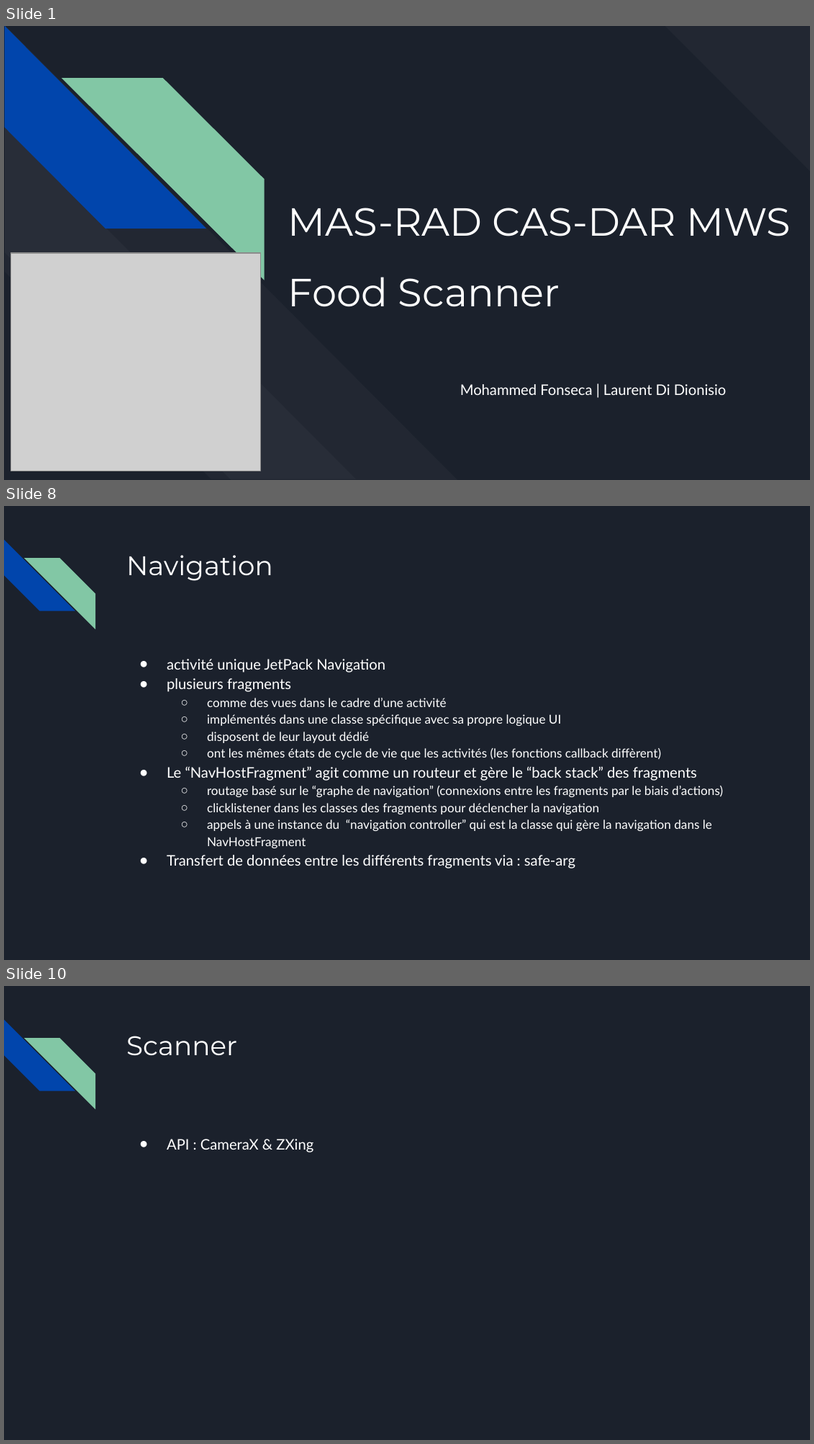
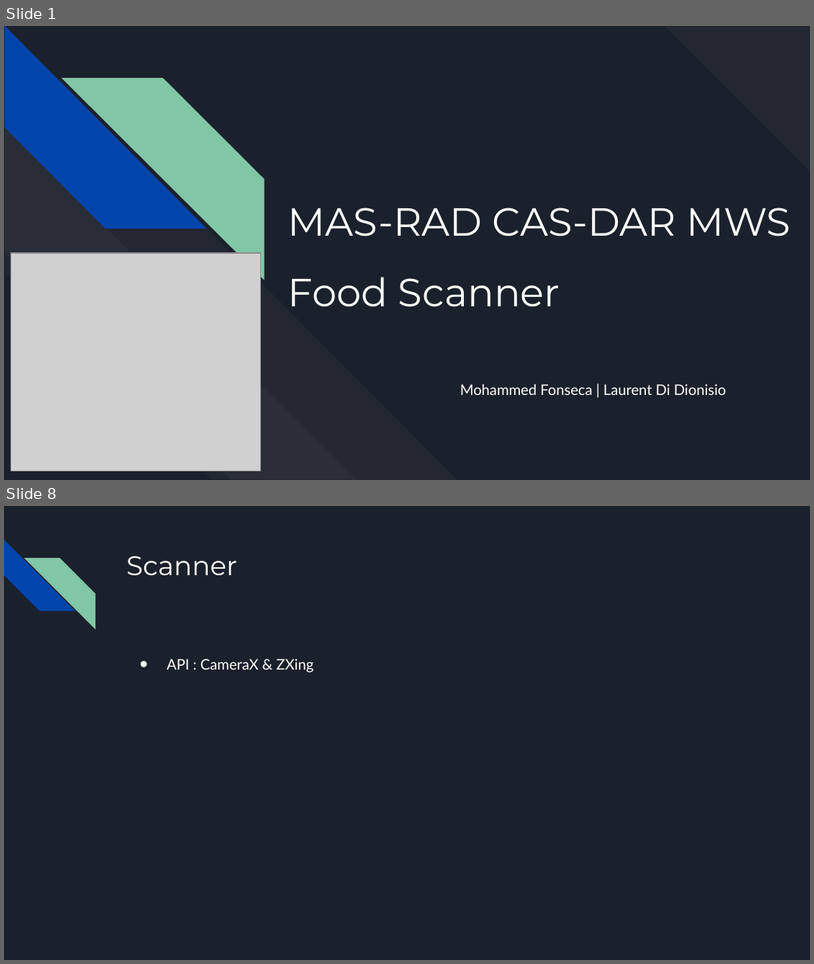
Before and after one commit to mofobo/food-scanner, a slide deck: presentation/food-scanner.pptx. Shown one above the other, each under a label of ours: slides 1, 8 and 10 before the commit, slides 1 and 8 after it; the slides between them are not shown. The pictures are 814x1444 and 814x964 pixels, drawn with LibreOffice and Linux fonts; fonts in the diff are those of the drawing; grey boxes stand for pictures. Boxes give left, top, right and bottom in pixels: in the first picture for what was removed or moved away, otherwise in the second. Text is boxed around its words. In the diff, an @@ line names an element or a change of style, - is before the commit and + after.

```diff
--- a/presentation/food-scanner.pptx
+++ b/presentation/food-scanner.pptx
@@ slide 8 removed at [4, 506, 810, 960], background #1B212C; not listed: 2 template elements that a slide beside it also shows @@
@@ title removed at [126, 555, 273, 581] @@
-Navigation
@@ text removed at [167, 659, 723, 868] @@
-● activité unique JetPack Navigation
-● plusieurs fragments
-  ○ comme des vues dans le cadre d’une activité
-  ○ implémentés dans une classe spécifique avec sa propre logique UI
-  ○ disposent de leur layout dédié
-  ○ ont les mêmes états de cycle de vie que les activités (les fonctions callback diffèrent)
-● Le “NavHostFragment” agit comme un routeur et gère le “back stack” des fragments
-  ○ routage basé sur le “graphe de navigation” (connexions entre les fragments par le biais d’actions)
-  ○ clicklistener dans les classes des fragments pour déclencher la navigation
-  ○ appels à une instance du “navigation controller” qui est la classe qui gère la navigation dans le NavHostFragment
-● Transfert de données entre les différents fragments via : safe-arg
@@ what was slide 10 is now slide 8 @@
```
Also in this commit, not shown: 6 slides changed, 1 other slide removed.
